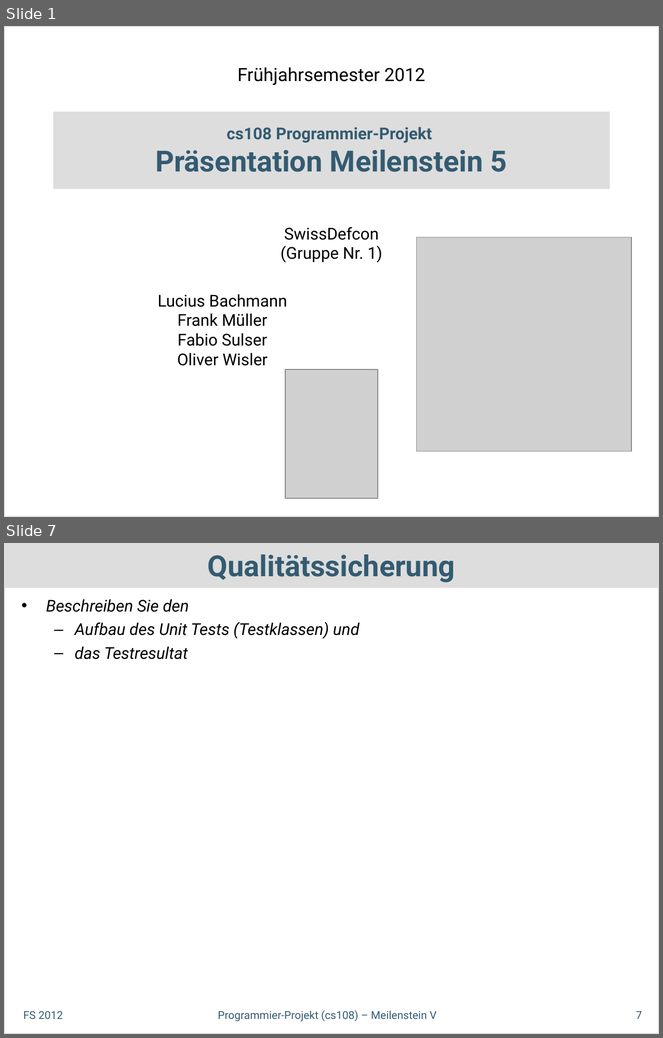
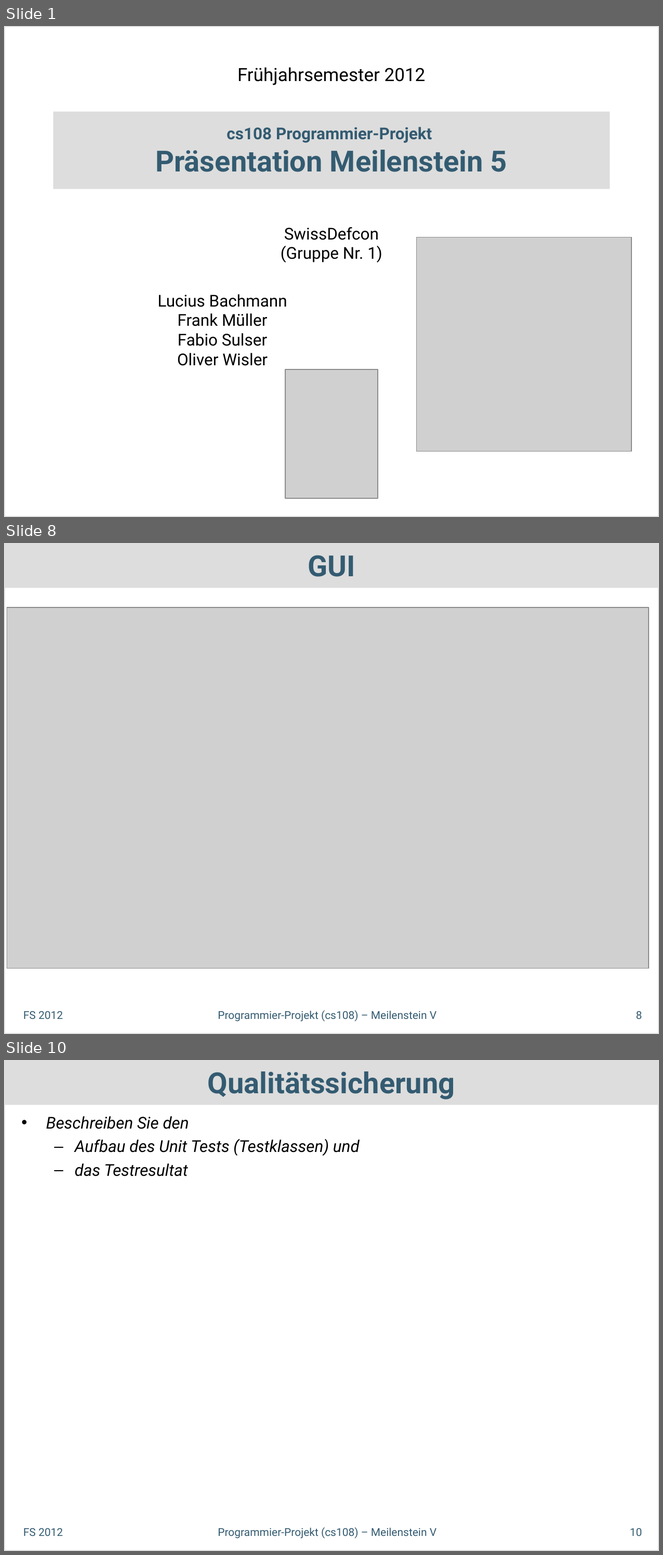
Before and after one commit to dihydrogenmonoxide/CS108, a slide deck: presentations/milestone_5/SwissDefcon_MS5.odp. Shown one above the other, each under a label of ours: slides 1 and 7 before the commit, slides 1, 8 and 10 after it; the slides between them are not shown. The pictures are 663x1038 and 663x1555 pixels, drawn with LibreOffice and Linux fonts; fonts in the diff are those of the drawing; grey boxes stand for pictures. Boxes give left, top, right and bottom in pixels: in the first picture for what was removed or moved away, otherwise in the second. Text is boxed around its words. In the diff, an @@ line names an element or a change of style, - is before the commit and + after.

```diff
--- a/presentations/milestone_5/SwissDefcon_MS5.odp
+++ b/presentations/milestone_5/SwissDefcon_MS5.odp
@@ slide 8 added at <box>4,543,659,1034</box>, background #FFFFFF; not listed: 1 template element that a slide beside it also shows @@
@@ title added at <box>4,543,659,588</box>, fill #DDDDDD, 32 pt, text #335B71, bold @@
+GUI
@@ picture added at <box>7,607,649,968</box> @@
@@ text added at <box>218,1010,437,1022</box>, 12 pt, text #335B71 @@
+Programmier-Projekt (cs108) – Meilenstein V
@@ text added at <box>23,1012,63,1019</box>, 12 pt, text #335B71 @@
+FS 2012
@@ page number added at <box>636,1012,643,1019</box>, 12 pt, text #335B71 @@
+8
@@ what was slide 7 is now slide 10 @@
@@ page number at <box>630,1529,643,1536</box>: text changed @@
-7
+10
```
Also in this commit, not shown: 7 slides changed, 2 other slides added, 1 other file.
